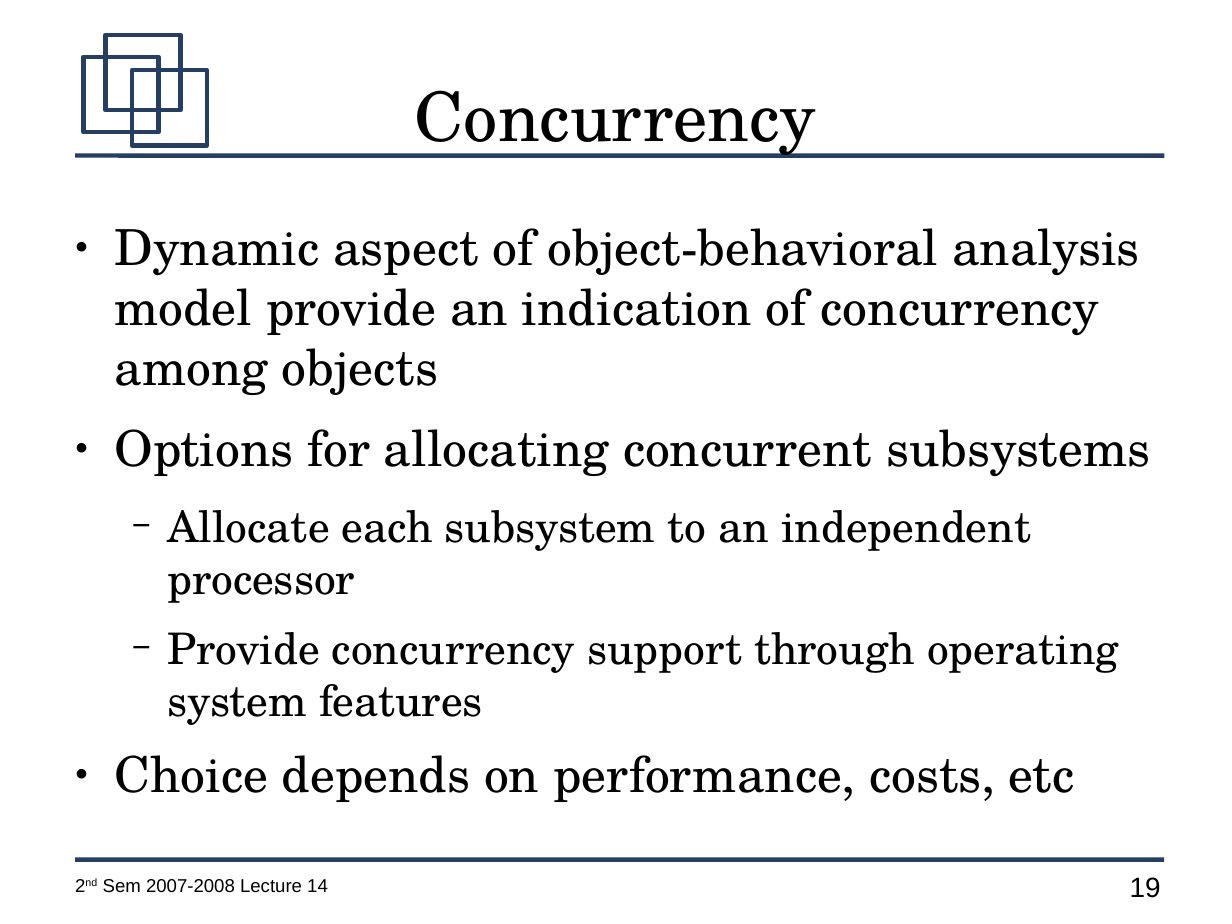
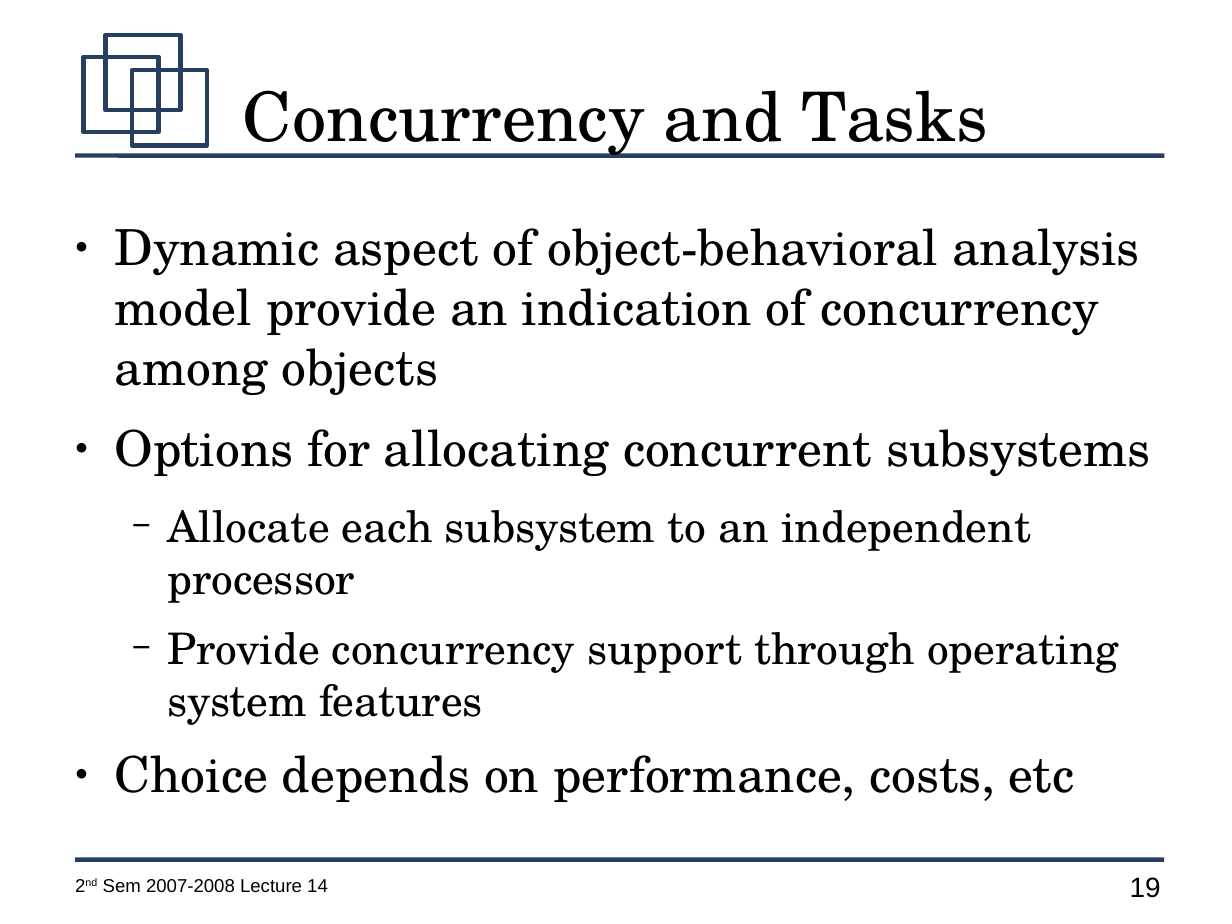
Before and after one commit to jachermocilla/jach-homepage, a slide deck: slide 19 of CMSC128-2nd-Sem-2007-L14.odp. Drawn at 1232x924 pixels with LibreOffice and Linux fonts; fonts in the diff are those of the drawing. Boxes give left, top, right and bottom in pixels: in the first picture for what was removed or moved away, otherwise in the second. Text is boxed around its words. In the diff, an @@ line names an element or a change of style, - is before the commit and + after.

```diff
--- a/CMSC128-2nd-Sem-2007-L14.odp
+++ b/CMSC128-2nd-Sem-2007-L14.odp
@@ title at (x1=243, y1=90, x2=988, y2=158): text changed @@
-Concurrency
+Concurrency and Tasks
```
Also in this commit, not shown: 5 other slides changed, 2 slides added.
